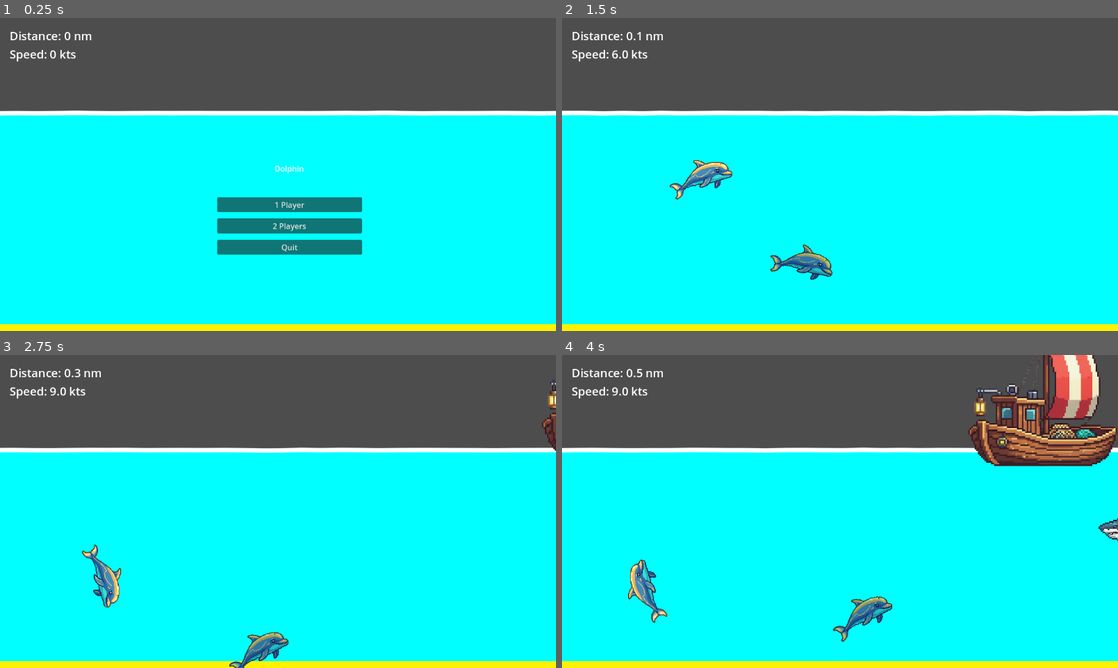
Above: before the commit, frames 1-4 (two rows, left to right).
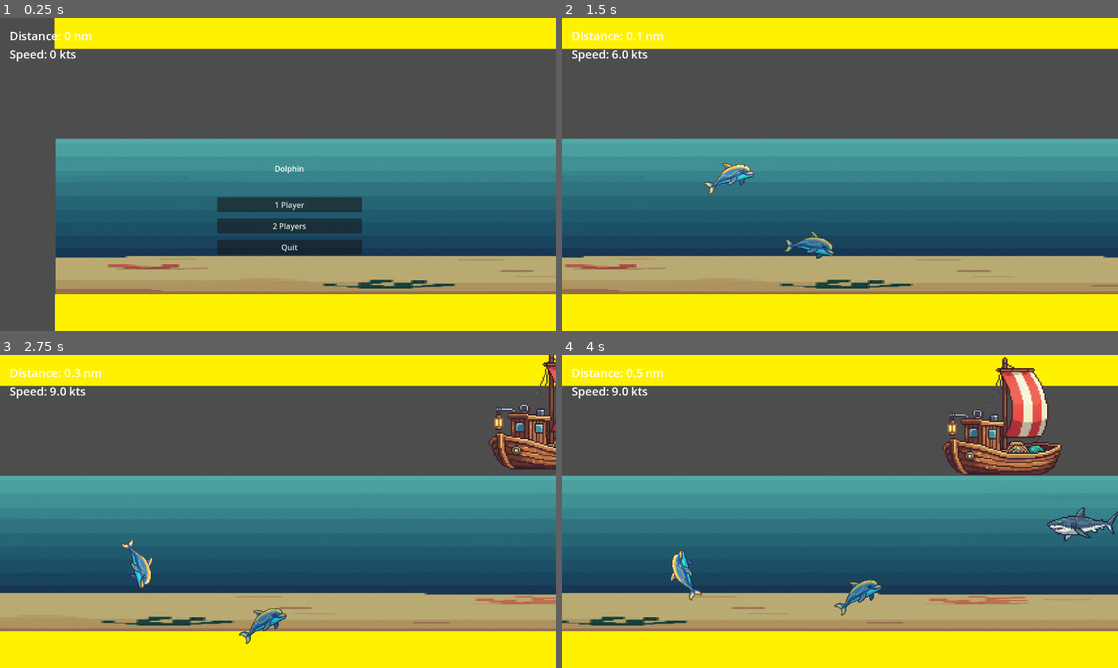
Above: after the commit, the same moments.

Repository: sandritalb/dolphin_ai
Game: Godot game, scene res://scenes/main.tscn
Two runs of this game, one before a commit and one after it. Both use one fixed random seed, a clock stepped at 60 frames per second and the inputs below.
Inputs:
- Up to frame 1 (0.25 s): no input
- Up to frame 2 (1.5 s): click "1 Player" at 0.5 s; tap Enter (ui_accept) at 1.25 s; hold Right (ui_right) from 1.28 s (still down)
- Up to frame 3 (2.75 s): tap Enter (ui_accept) at 1.52, 2.27 s; release Right (ui_right) at 2.03 s; hold Down (ui_down) from 2.03 s (still down)
- Up to frame 4 (4 s): release Down (ui_down) at 2.78 s; hold Right (ui_right) 2.78-3.53 s; hold Up (ui_up) from 3.53 s (still down); tap Enter (ui_accept) at 3.77 s

The runs differ from the first frame. In frame 1, 78% of the frame differs, in the area x 0-100%, y 0-100%; in frame 2, 78%; in frame 3, 80%; in frame 4, 82%, in the area x 0-100%, y 0-98%.

Commit message:
feat: Add sound effects for dolphin interactions and implement SoundManager for audio playback

Diff:
--- a/scenes/main.tscn
+++ b/scenes/main.tscn
@@ -15,6 +15,7 @@
 script = ExtResource("1_tipki")
 
 [node name="Camera2D" type="Camera2D" parent="."]
+zoom = Vector2(0.8, 0.8)
 limit_smoothed = true
 editor_draw_limits = true
 editor_draw_drag_margin = true
@@ -32,11 +33,12 @@
 
 [node name="WaterBody" parent="background" instance=ExtResource("4_eb6dy")]
 process_mode = 3
+visible = false
 modulate = Color(18.892157, 18.892157, 18.892157, 1)
 position = Vector2(-578, -127)
 spring_number = 50
 distance_between_springs = 40
-depth = 5000.0
+depth = 50.0
 border_thickness = 8.0
 wave_frequency = 0.2
 wave_amplitude = 0.1
--- a/scripts/Dolphin.gd
+++ b/scripts/Dolphin.gd
@@ -40,6 +40,9 @@
 
 # Bubble Ring
 var bubble_ring_scene = preload("res://scenes/BubbleRing.tscn")
+
+# Sounds
+var boat_hit_sound = preload("res://sounds/boat_hit.mp3")
 
 # Speed burst state
 var speed_burst_timer: float = 0.0
@@ -218,6 +221,9 @@
 	if not is_stunned:
 		is_stunned = true
 
+		# Play boat hit sound with random pitch
+		SoundManager.play_sound(boat_hit_sound, 0.8, 1.2, -5.0)
+
 		# Calculate knockback direction (opposite to boat)
 		var knockback_direction = (position - boat.position).normalized()
 		velocity = knockback_direction * stun_knockback
--- /dev/null
+++ b/scripts/sound_manager.gd
@@ -0,0 +1,117 @@
+extends Node
+class_name SoundManager
+
+## A utility class for playing sounds with random pitch variation.
+## Usage:
+##   SoundManager.play_sound(audio_stream, min_pitch, max_pitch)
+##   or
+##   var player = SoundManager.create_sound_player(audio_stream, min_pitch, max_pitch)
+##   player.play()
+
+## Plays a sound with a random pitch within the specified range.
+## @param stream: The AudioStream to play
+## @param pitch_min: Minimum pitch scale (default 0.9)
+## @param pitch_max: Maximum pitch scale (default 1.1)
+## @param volume_db: Volume in decibels (default 0.0)
+## @param bus: Audio bus name (default "Sounds")
+## @return: The AudioStreamPlayer used to play the sound
+static func play_sound(stream: AudioStream, pitch_min: float = 0.9, pitch_max: float = 1.1, volume_db: float = 0.0, bus: String = "Sounds") -> AudioStreamPlayer:
+	if stream == null:
+		push_error("SoundManager: Cannot play null audio stream")
+		return null
+
+	var player = AudioStreamPlayer.new()
+	player.stream = stream
+	player.volume_db = volume_db
+	player.bus = bus
+	player.pitch_scale = randf_range(pitch_min, pitch_max)
+
+	# Add to scene tree, play, and auto-remove when finished
+	var tree = Engine.get_main_loop() as SceneTree
+	if tree and tree.current_scene:
+		tree.current_scene.add_child(player)
+		player.finished.connect(player.queue_free)
+		player.play()
+	else:
+		push_error("SoundManager: No scene tree available to play sound")
+		player.queue_free()
+		return null
+
+	return player
+
+
+## Plays a 2D positional sound with a random pitch within the specified range.
+## @param stream: The AudioStream to play
+## @param position: World position for the sound
+## @param pitch_min: Minimum pitch scale (default 0.9)
+## @param pitch_max: Maximum pitch scale (default 1.1)
+## @param volume_db: Volume in decibels (default 0.0)
+## @param bus: Audio bus name (default "Sounds")
+## @return: The AudioStreamPlayer2D used to play the sound
+static func play_sound_2d(stream: AudioStream, position: Vector2, pitch_min: float = 0.9, pitch_max: float = 1.1, volume_db: float = 0.0, bus: String = "Sounds") -> AudioStreamPlayer2D:
+	if stream == null:
+		push_error("SoundManager: Cannot play null audio stream")
+		return null
+
+	var player = AudioStreamPlayer2D.new()
+	player.stream = stream
+	player.volume_db = volume_db
+	player.bus = bus
+	player.pitch_scale = randf_range(pitch_min, pitch_max)
+	player.global_position = position
+
+	# Add to scene tree, play, and auto-remove when finished
+	var tree = Engine.get_main_loop() as SceneTree
+	if tree and tree.current_scene:
+		tree.current_scene.add_child(player)
+		player.finished.connect(player.queue_free)
+		player.play()
+	else:
+		push_error("SoundManager: No scene tree available to play sound")
+		player.queue_free()
+		return null
+
+	return player
+
+
+## Creates an AudioStreamPlayer with random pitch (does not auto-play or auto-free).
+## Useful when you need more control over the player.
+## @param stream: The AudioStream to use
+## @param pitch_min: Minimum pitch scale (default 0.9)
+## @param pitch_max: Maximum pitch scale (default 1.1)
+## @param volume_db: Volume in decibels (default 0.0)
+## @param bus: Audio bus name (default "Sounds")
+## @return: The configured AudioStreamPlayer (caller must add to scene and manage lifecycle)
+static func create_sound_player(stream: AudioStream, pitch_min: float = 0.9, pitch_max: float = 1.1, volume_db: float = 0.0, bus: String = "Sounds") -> AudioStreamPlayer:
+	var player = AudioStreamPlayer.new()
+	player.stream = stream
+	player.volume_db = volume_db
+	player.bus = bus
+	player.pitch_scale = randf_range(pitch_min, pitch_max)
+	return player
+
+
+## Randomizes the pitch of an existing AudioStreamPlayer and plays it.
+## @param player: The AudioStreamPlayer to use
+## @param pitch_min: Minimum pitch scale (default 0.9)
+## @param pitch_max: Maximum pitch scale (default 1.1)
+static func play_with_random_pitch(player: AudioStreamPlayer, pitch_min: float = 0.9, pitch_max: float = 1.1) -> void:
+	if player == null:
+		push_error("SoundManager: Cannot play null AudioStreamPlayer")
+		return
+
+	player.pitch_scale = randf_range(pitch_min, pitch_max)
+	player.play()
+
+
+## Randomizes the pitch of an existing AudioStreamPlayer2D and plays it.
+## @param player: The AudioStreamPlayer2D to use
+## @param pitch_min: Minimum pitch scale (default 0.9)
+## @param pitch_max: Maximum pitch scale (default 1.1)
+static func play_2d_with_random_pitch(player: AudioStreamPlayer2D, pitch_min: float = 0.9, pitch_max: float = 1.1) -> void:
+	if player == null:
+		push_error("SoundManager: Cannot play null AudioStreamPlayer2D")
+		return
+
+	player.pitch_scale = randf_range(pitch_min, pitch_max)
+	player.play()
Not shown, added: scripts/sound_manager.gd.uid
Not shown, added: sounds/boat_hit.mp3.import
Not shown, added: sounds/jump_water_splash_sound_1.mp3.import
Not shown, added: sounds/jump_water_splash_sound_2.mp3.import
Not shown, changed: README.md
Not shown, added: sounds/boat_hit.mp3
Not shown, added: sounds/jump_water_splash_sound_1.mp3
Not shown, added: sounds/jump_water_splash_sound_2.mp3
